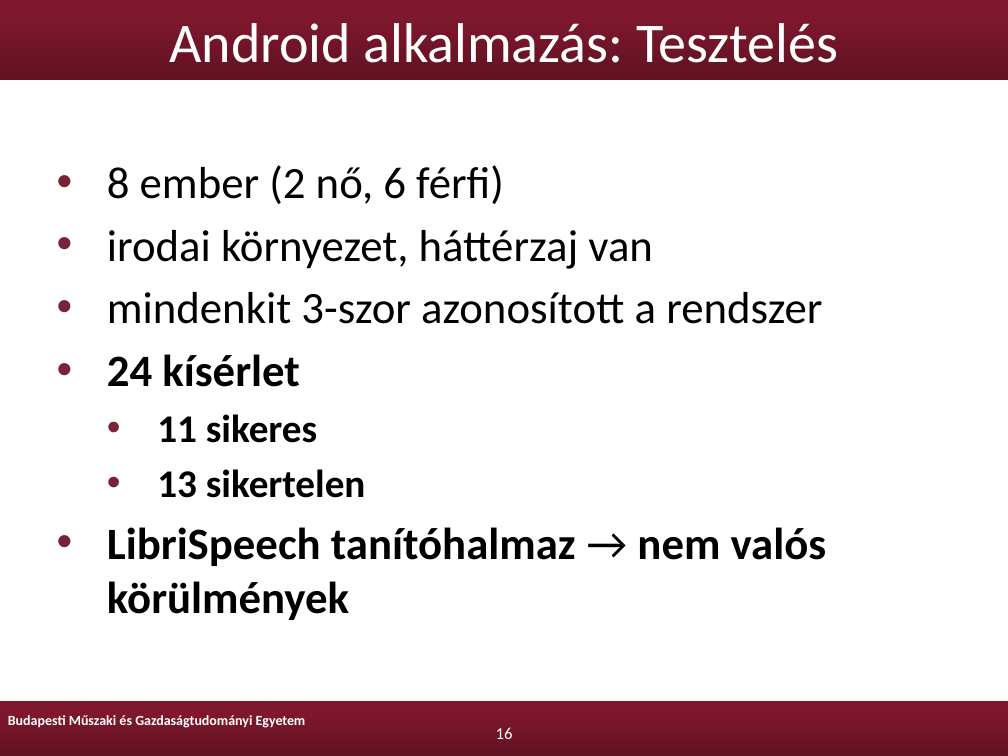
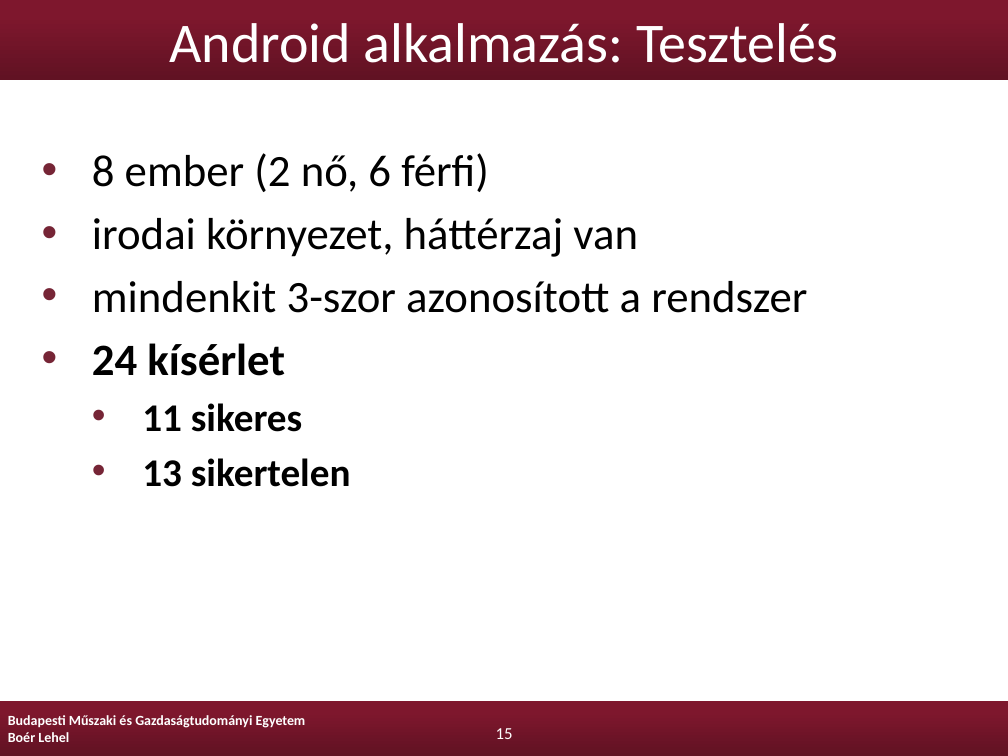
Before and after one commit to Lehel44/diploma, a slide deck: slide 15 of boer-lehel-msc-diplomaterv-prezentacio.pptx (slide 16 before the commit). Drawn at 1008x756 pixels with LibreOffice and Linux fonts; fonts in the diff are those of the drawing; background and template pictures are left out. Boxes give left, top, right and bottom in pixels: in the first picture for what was removed or moved away, otherwise in the second. Text is boxed around its words. In the diff, an @@ line names an element or a change of style, - is before the commit and + after.

```diff
--- a/boer-lehel-msc-diplomaterv-prezentacio.pptx
+++ b/boer-lehel-msc-diplomaterv-prezentacio.pptx
@@ text "8 ember (2 nő, 6 ...": place and size @@
-text "8 ember (2 nő, 6 ..." at (107,165,827,620)
+text "8 ember (2 nő, 6 ..." at (92,153,807,487)
@@ text at (107,527,827,620): paragraph removed @@
-• LibriSpeech tanítóhalmaz → nem valós körülmények
@@ text at (8,732,69,742): paragraph added @@
+Boér Lehel
@@ page number at (496,728,513,739): text changed @@
-16
+15
```
Also in this commit, not shown: 16 other slides changed, 1 slide added, 2 slides removed.
